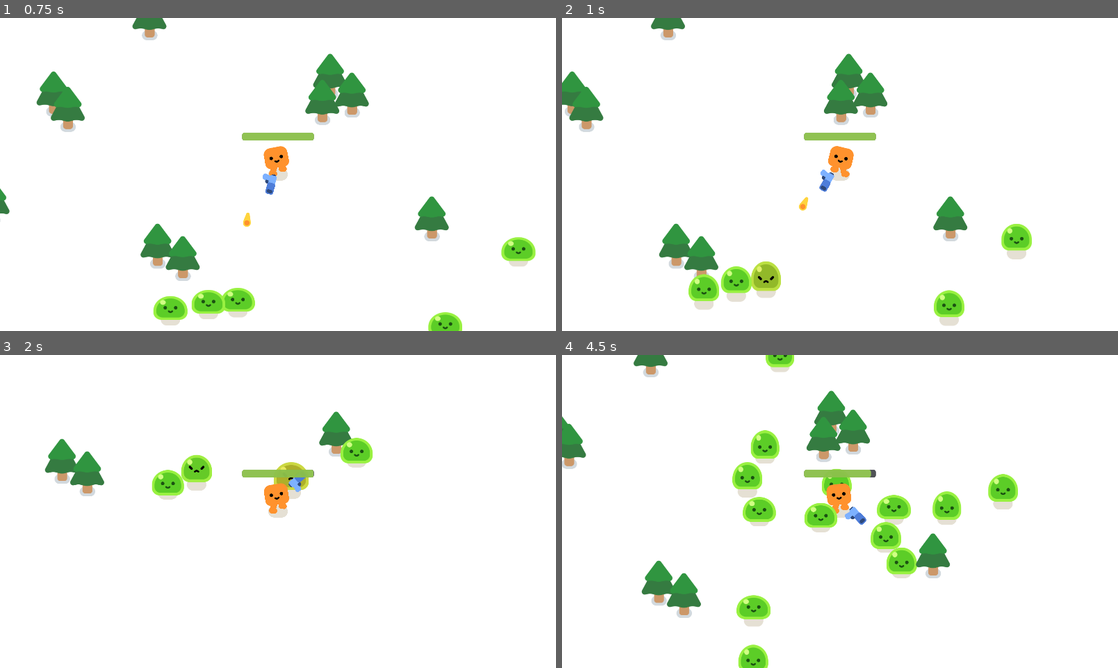
Above: before the commit, frames 1-4 (two rows, left to right).
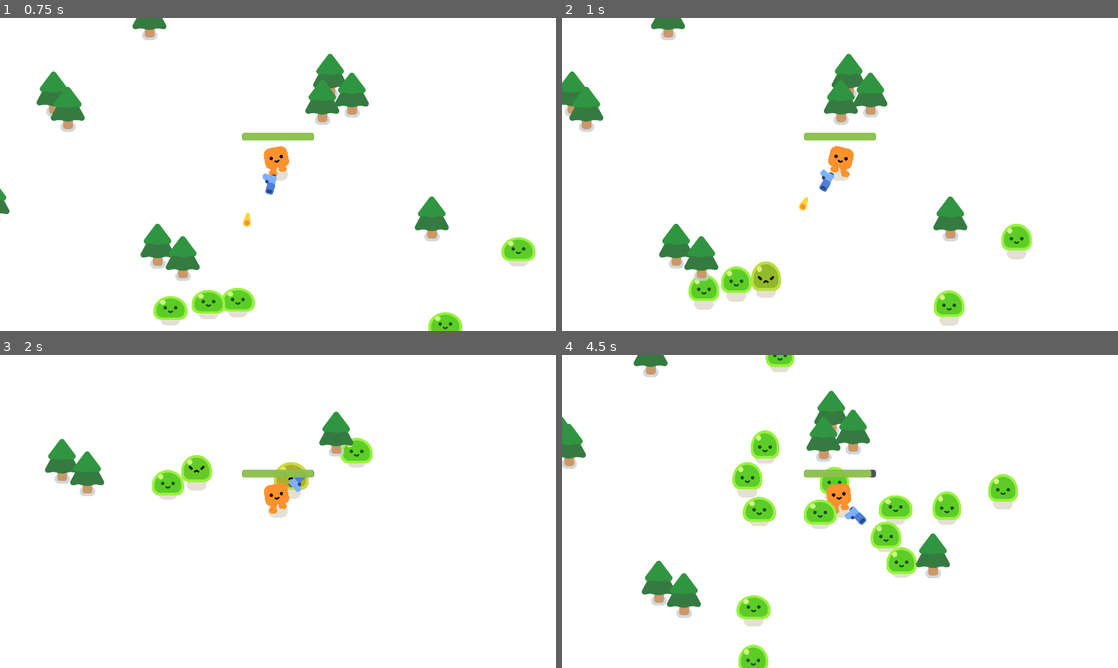
Above: after the commit, the same moments.

Repository: hanazzz/vampire-survivor-style-game
Game: Godot game, scene res://survivor_game.tscn
The game is run twice, just before and just after one commit, with the same random seed, the same clock (stepped at 60 frames per second) and the same inputs.
Inputs:
- Up to frame 1 (0.75 s): hold D (move_right) from 0.53 s (still down)
- Up to frame 2 (1 s): keep holding D (move_right)
- Up to frame 3 (2 s): release D (move_right) at 1.28 s; hold S (move_down) from 1.28 s (still down)
- Up to frame 4 (4.5 s): release S (move_down) at 2.03 s; hold D (move_right) 2.03-2.78 s; hold W (move_up) 2.78-3.53 s; hold A (move_left) from 3.53 s (still down)

Frame 1 is identical in both runs. In frame 2, less than 0.1% of the frame differs, in the area x 23-27%, y 81-84%; in frame 3, less than 0.1%; in frame 4, 0.7%, in the area x 43-64%, y 35-72%.

Commit message:
Reorganized file structure

Diff:
--- a/gun.gd
+++ b/game_objects/player/gun.gd
@@ -12,7 +12,7 @@
 
 
 func shoot():
-		const BULLET = preload("res://bullet.tscn")
+		const BULLET = preload("res://game_objects/player/bullet.tscn")
 		# Create new instance of bullet scene
 		var new_bullet = BULLET.instantiate()
 		# Make bullet match position and rotation of shooting point
--- a/project.godot
+++ b/project.godot
@@ -74,7 +74,7 @@
 
 [application]
 
-config/name="Your First 2D Game With Godot 4: START (GDQuest)"
+config/name="Vampire Survivor Style Game"
 run/main_scene="uid://bvp0oy6d34s7n"
 config/features=PackedStringArray("4.5", "Forward Plus")
 config/icon="res://icon.png"
--- a/survivor_game.gd
+++ b/survivor_game.gd
@@ -13,7 +13,7 @@
 func spawn_mob():
 	#const MOB = preload("res://mob.tscn")
 	# Create new mob node
-	var new_mob = preload("res://mob.tscn").instantiate()
+	var new_mob = preload("res://game_objects/enemy/mob.tscn").instantiate()
 	# Get random location for new mob
 	%PathFollow2D.progress_ratio = randf()
 	new_mob.global_position = %PathFollow2D.global_position
--- a/survivor_game.tscn
+++ b/survivor_game.tscn
@@ -1,8 +1,8 @@
 [gd_scene load_steps=5 format=3 uid="uid://bvp0oy6d34s7n"]
 
 [ext_resource type="Script" uid="uid://oj7hj4kgw31t" path="res://survivor_game.gd" id="1_5mrb7"]
-[ext_resource type="PackedScene" uid="uid://c1sx7bic4uhdj" path="res://player.tscn" id="1_wkcnj"]
-[ext_resource type="PackedScene" uid="uid://dq3r015sr1uql" path="res://pine_tree.tscn" id="2_8id3q"]
+[ext_resource type="PackedScene" uid="uid://c1sx7bic4uhdj" path="res://game_objects/player/player.tscn" id="1_wkcnj"]
+[ext_resource type="PackedScene" uid="uid://dq3r015sr1uql" path="res://game_objects/pine_tree.tscn" id="2_8id3q"]
 
 [sub_resource type="Curve2D" id="Curve2D_kbdm8"]
 _data = {
@@ -22,6 +22,38 @@
 offset_bottom = 1077.0
 scale = Vector2(1.0230311, 1.0170237)
 
+[node name="TreeGroup" type="Node" parent="."]
+
+[node name="PineTree" parent="TreeGroup" instance=ExtResource("2_8id3q")]
+position = Vector2(353, 338)
+
+[node name="PineTree2" parent="TreeGroup" instance=ExtResource("2_8id3q")]
+position = Vector2(712, 863)
+
+[node name="PineTree3" parent="TreeGroup" instance=ExtResource("2_8id3q")]
+position = Vector2(1308, 277)
+
+[node name="PineTree4" parent="TreeGroup" instance=ExtResource("2_8id3q")]
+position = Vector2(1383, 342)
+
+[node name="PineTree5" parent="TreeGroup" instance=ExtResource("2_8id3q")]
+position = Vector2(402, 391)
+
+[node name="PineTree6" parent="TreeGroup" instance=ExtResource("2_8id3q")]
+position = Vector2(1659, 769)
+
+[node name="PineTree7" parent="TreeGroup" instance=ExtResource("2_8id3q")]
+position = Vector2(684, 75)
+
+[node name="PineTree8" parent="TreeGroup" instance=ExtResource("2_8id3q")]
+position = Vector2(1281, 367)
+
+[node name="PineTree9" parent="TreeGroup" instance=ExtResource("2_8id3q")]
+position = Vector2(142, 713)
+
+[node name="PineTree10" parent="TreeGroup" instance=ExtResource("2_8id3q")]
+position = Vector2(799, 906)
+
 [node name="Player" parent="." instance=ExtResource("1_wkcnj")]
 position = Vector2(1008, 563)
 
@@ -33,36 +65,6 @@
 [node name="PathFollow2D" type="PathFollow2D" parent="Player/Path2D"]
 unique_name_in_owner = true
 position = Vector2(-136, -168)
-
-[node name="PineTree" parent="." instance=ExtResource("2_8id3q")]
-position = Vector2(353, 338)
-
-[node name="PineTree2" parent="." instance=ExtResource("2_8id3q")]
-position = Vector2(712, 863)
-
-[node name="PineTree3" parent="." instance=ExtResource("2_8id3q")]
-position = Vector2(1308, 277)
-
-[node name="PineTree4" parent="." instance=ExtResource("2_8id3q")]
-position = Vector2(1383, 342)
-
-[node name="PineTree5" parent="." instance=ExtResource("2_8id3q")]
-position = Vector2(402, 391)
-
-[node name="PineTree6" parent="." instance=ExtResource("2_8id3q")]
-position = Vector2(1659, 769)
-
-[node name="PineTree7" parent="." instance=ExtResource("2_8id3q")]
-position = Vector2(684, 75)
-
-[node name="PineTree8" parent="." instance=ExtResource("2_8id3q")]
-position = Vector2(1281, 367)
-
-[node name="PineTree9" parent="." instance=ExtResource("2_8id3q")]
-position = Vector2(142, 713)
-
-[node name="PineTree10" parent="." instance=ExtResource("2_8id3q")]
-position = Vector2(799, 906)
 
 [node name="MobSpawnTimer" type="Timer" parent="."]
 wait_time = 0.3
Renamed: mob.gd -> game_objects/enemy/mob.gd
Renamed: mob.gd.uid -> game_objects/enemy/mob.gd.uid
Renamed: mob.tscn -> game_objects/enemy/mob.tscn
Renamed: characters/slime/slime.gd -> game_objects/enemy/slime/slime.gd
Renamed: characters/slime/slime.gd.uid -> game_objects/enemy/slime/slime.gd.uid
Renamed: characters/slime/slime.tscn -> game_objects/enemy/slime/slime.tscn
Renamed: characters/slime/slime_body.png -> game_objects/enemy/slime/slime_body.png
Not shown, changed: game_objects/enemy/slime/slime_body.png.import
Renamed: characters/slime/slime_body_hurt.png -> game_objects/enemy/slime/slime_body_hurt.png
Not shown, changed: game_objects/enemy/slime/slime_body_hurt.png.import
Renamed: characters/slime/slime_face.png -> game_objects/enemy/slime/slime_face.png
Not shown, changed: game_objects/enemy/slime/slime_face.png.import
(and 52 more such lines)
